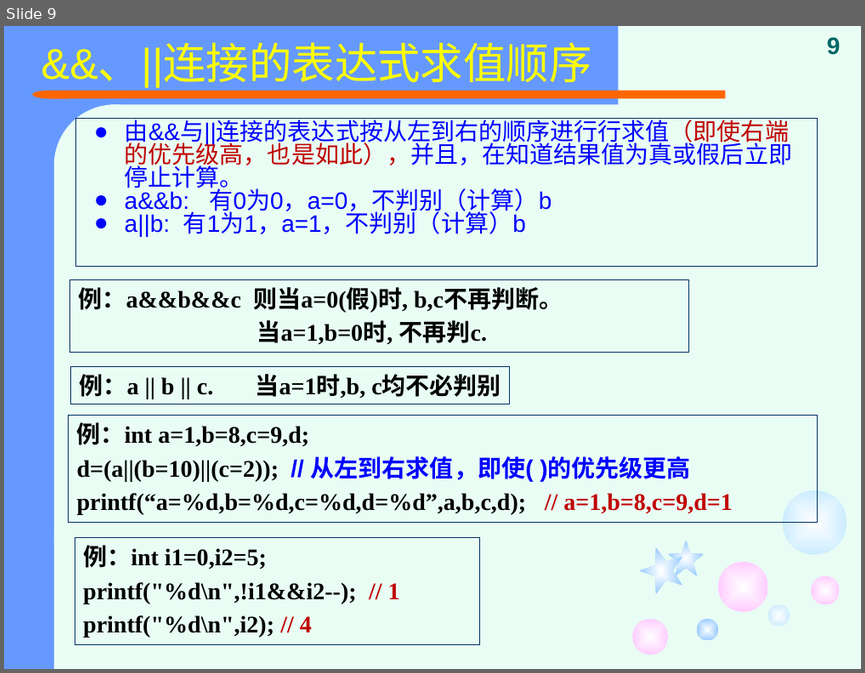
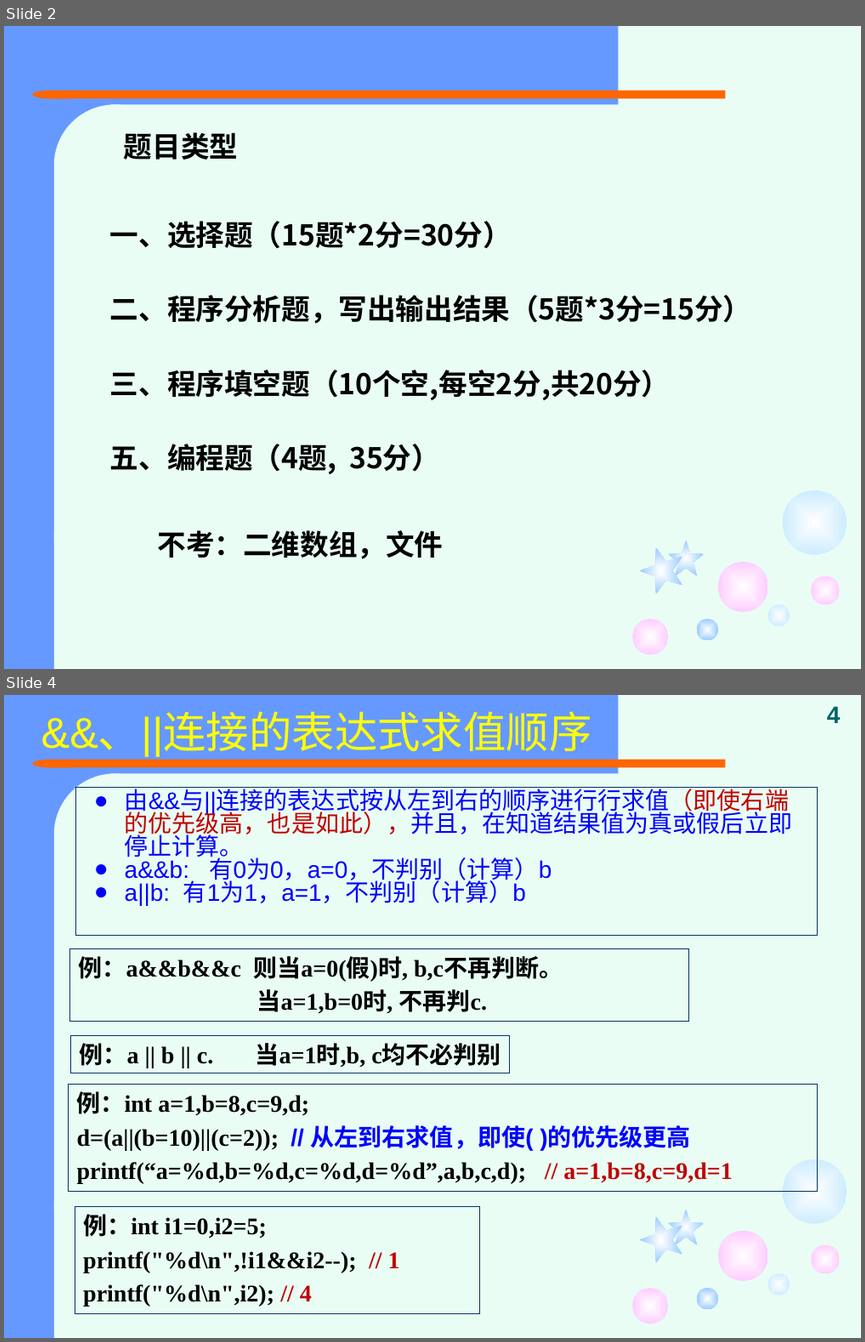
Before and after one commit to jtrfid/C-Repositories, a slide deck: 2015备课/课件/复习.pptx. Shown one above the other, each under a label of ours: slide 9 before the commit, slides 2 and 4 after it; the slides between them are not shown. The pictures are 865x673 and 865x1342 pixels, drawn with LibreOffice and Linux fonts; fonts in the diff are those of the drawing. Boxes give left, top, right and bottom in pixels: in the first picture for what was removed or moved away, otherwise in the second. Text is boxed around its words. In the diff, an @@ line names an element or a change of style, - is before the commit and + after.

```diff
--- a/2015备课/课件/复习.pptx
+++ b/2015备课/课件/复习.pptx
@@ slide 2 added at [4, 26, 861, 669], background #E9FDF4; not listed: 14 template elements that a slide beside it also shows @@
@@ text added at [124, 132, 238, 159], 24 pt, text #000000, bold @@
+题目类型
@@ text added at [110, 221, 752, 474], 24 pt, text #000000, bold @@
+一、选择题（15题*2分=30分）
+二、程序分析题，写出输出结果（5题*3分=15分）
+三、程序填空题（10个空,每空2分,共20分）
+五、编程题（4题, 35分）
@@ text added at [158, 530, 443, 559], 24 pt, text #000000, bold @@
+不考：二维数组，文件
@@ what was slide 9 is now slide 4 @@
@@ page number at [827, 706, 840, 723]: text changed @@
-9
+4
```
Also in this commit, not shown: 5 slides changed, 3 other slides added, 49 slides removed.
